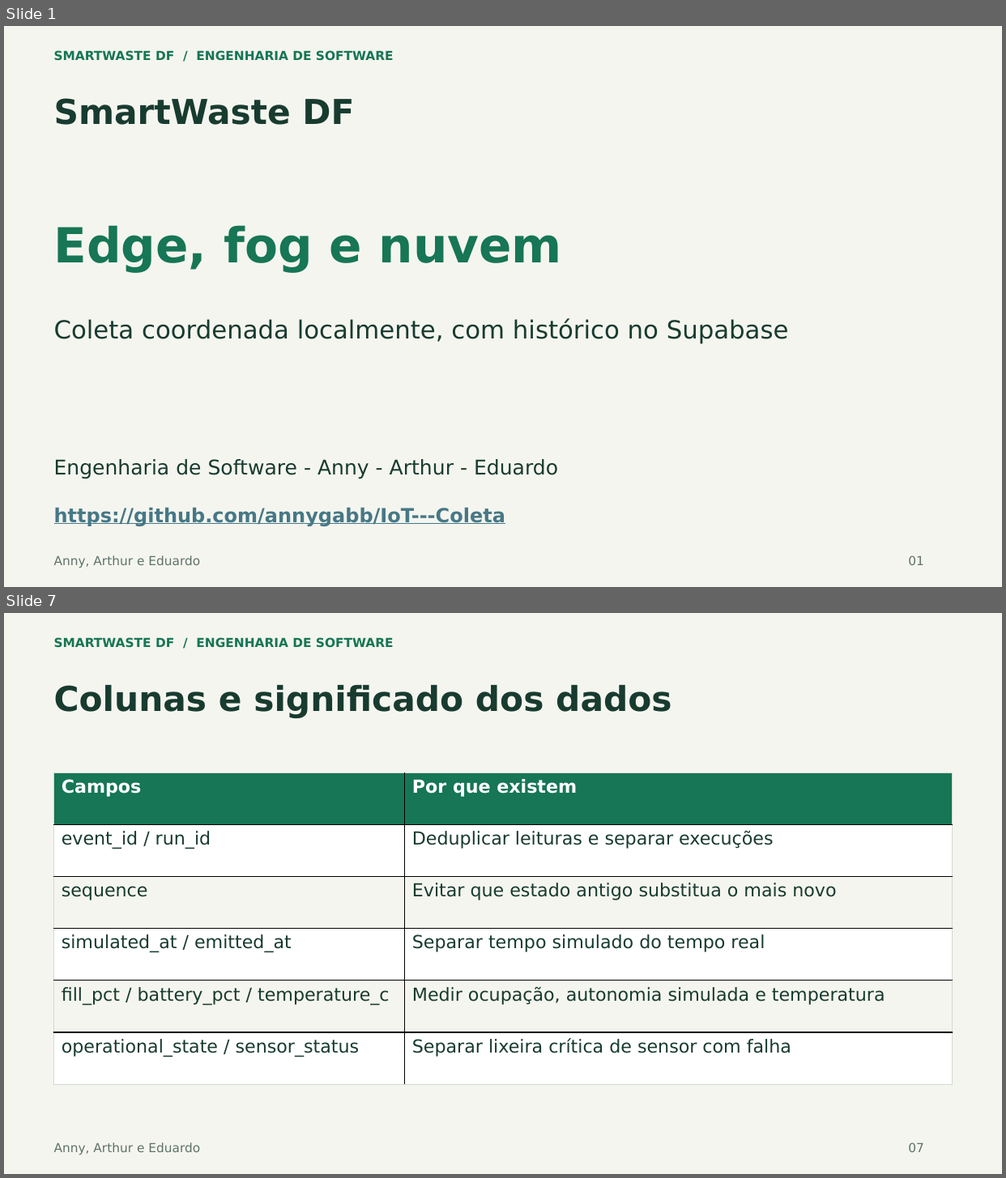
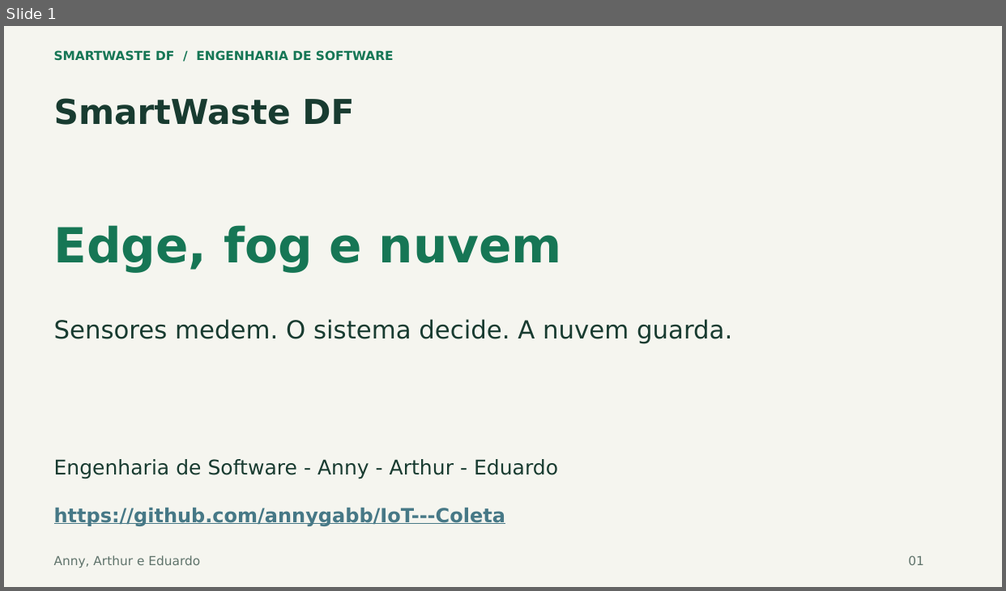
Before and after one commit to annygabb/IoT---Coleta, a slide deck: docs/entrega/SmartWaste_Apresentacao_Atualizada.pptx. Shown one above the other, each under a label of ours: slides 1 and 7 before the commit, slide 1 after it; the slides between them are not shown. The pictures are 1006x1178 and 1006x591 pixels, drawn with LibreOffice and Linux fonts; fonts in the diff are those of the drawing. Boxes give left, top, right and bottom in pixels: in the first picture for what was removed or moved away, otherwise in the second. Text is boxed around its words. In the diff, an @@ line names an element or a change of style, - is before the commit and + after.

```diff
--- a/docs/entrega/SmartWaste_Apresentacao_Atualizada.pptx
+++ b/docs/entrega/SmartWaste_Apresentacao_Atualizada.pptx
@@ slide 7 removed at (x1=4, y1=613, x2=1002, y2=1174), background #F5F5EF @@
@@ text removed at (x1=54, y1=637, x2=394, y2=648) @@
-SMARTWASTE DF / ENGENHARIA DE SOFTWARE
@@ text removed at (x1=54, y1=685, x2=671, y2=718) @@
-Colunas e significado dos dados
@@ table removed at (x1=54, y1=773, x2=953, y2=1085), 6 rows, 2 columns @@
-Campos | Por que existem
-event_id / run_id | Deduplicar leituras e separar execuções
-sequence | Evitar que estado antigo substitua o mais novo
-simulated_at / emitted_at | Separar tempo simulado do tempo real
-fill_pct / battery_pct / temperature_c | Medir ocupação, autonomia simulada e temperatura
-operational_state / sensor_status | Separar lixeira crítica de sensor com falha
@@ text removed at (x1=54, y1=1143, x2=200, y2=1155) @@
-Anny, Arthur e Eduardo
@@ text removed at (x1=908, y1=1143, x2=924, y2=1152) @@
-07
@@ slide 1 changed as well @@
@@ text at (x1=54, y1=319, x2=732, y2=344): text changed @@
-Coleta coordenada localmente, com histórico no Supabase
+Sensores medem. O sistema decide. A nuvem guarda.
```
Also in this commit, not shown: 9 other slides changed, 9 other slides removed, 1 other file.
